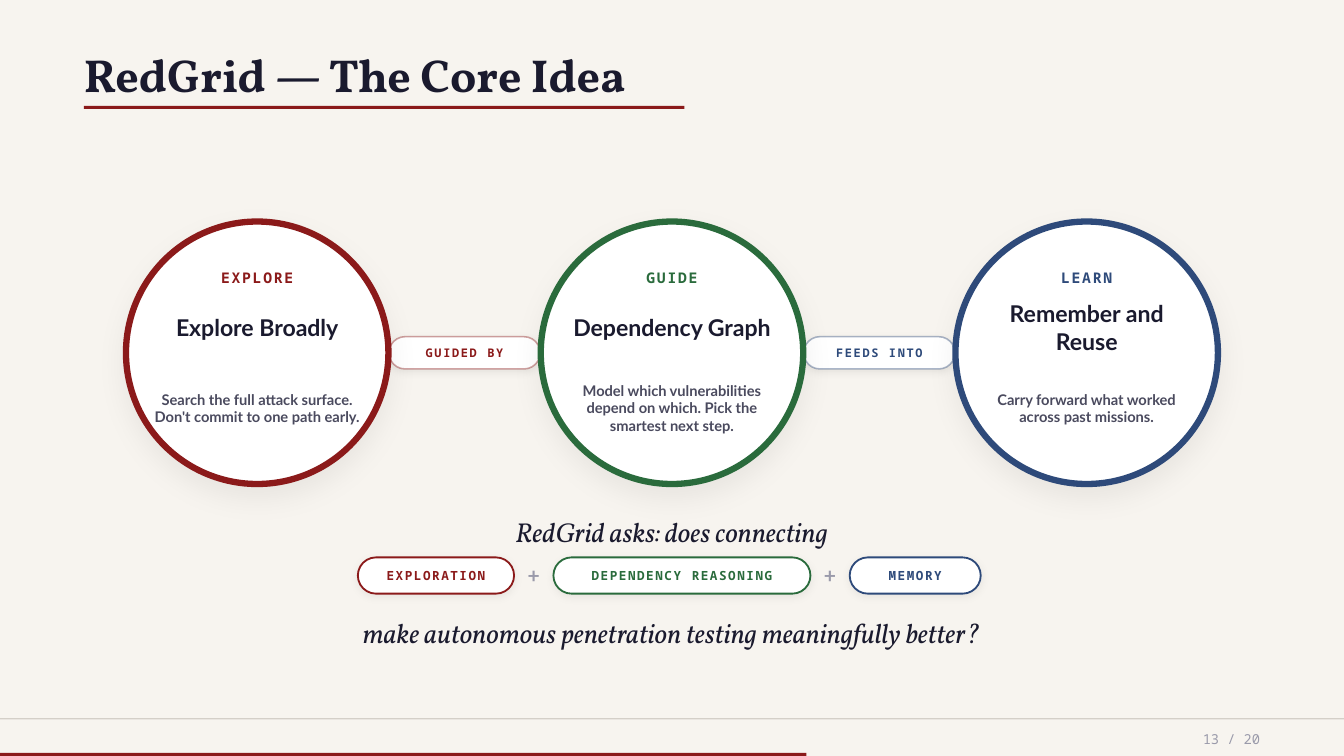
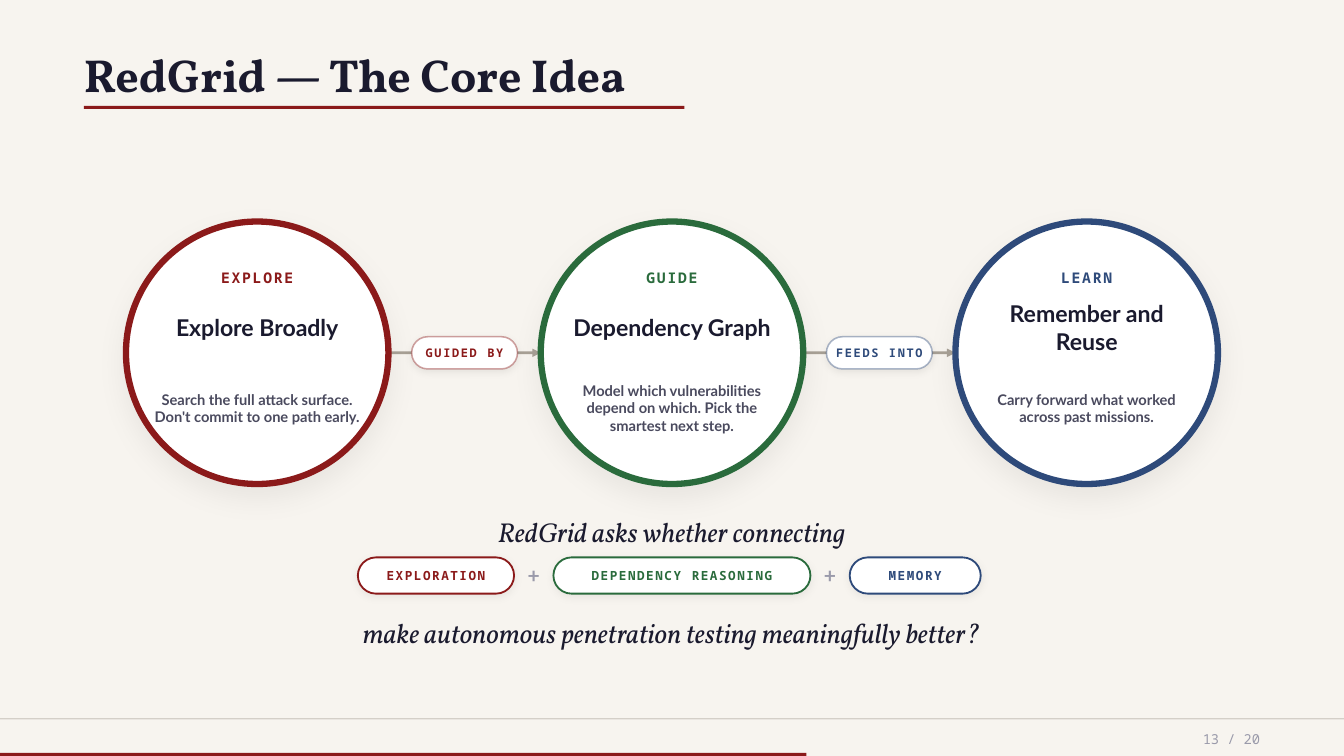
Before and after one commit to nishan-paul-hello/cmatrix-agentic-red-team, a slide deck: slide 1 of docs/presentation/file-3/slide-13-architecture.pptx. Drawn at 1344x756 pixels with LibreOffice and Linux fonts; fonts in the diff are those of the drawing. Boxes give left, top, right and bottom in pixels: in the first picture for what was removed or moved away, otherwise in the second. Text is boxed around its words. In the diff, an @@ line names an element or a change of style, - is before the commit and + after.

```diff
--- a/docs/presentation/file-3/slide-13-architecture.pptx
+++ b/docs/presentation/file-3/slide-13-architecture.pptx
@@ rectangle removed at (202,351,1142,354) @@
@@ arrow added from (388, 353) to (541, 353), #A8A196 2 pt @@
@@ rounded rectangle: place and size @@
-rounded rectangle at (389,337,540,369)
+rounded rectangle at (411,337,517,369)
@@ arrow added from (804, 353) to (956, 353), #A8A196 2 pt @@
@@ rounded rectangle: place and size @@
-rounded rectangle at (804,337,955,369)
+rounded rectangle at (827,337,933,369)
@@ text at (498,522,845,549): text changed @@
-RedGrid asks: does connecting
+RedGrid asks whether connecting
```
Also in this commit, not shown: 1 other file.
